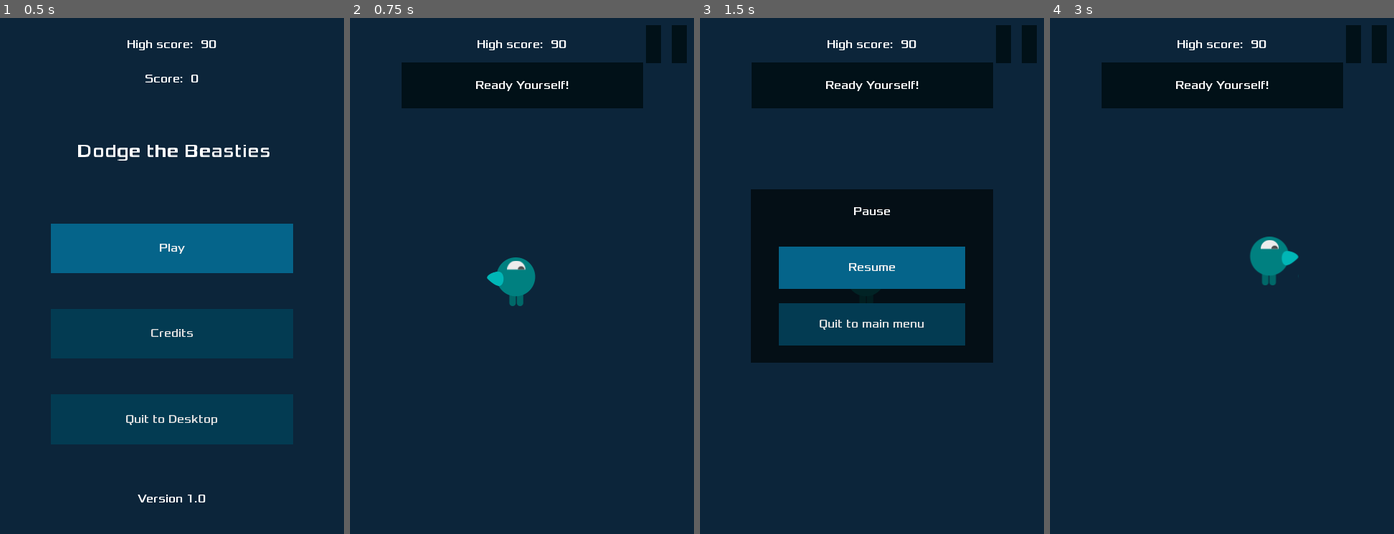
Above: before the commit, frames 1-4 (left to right).
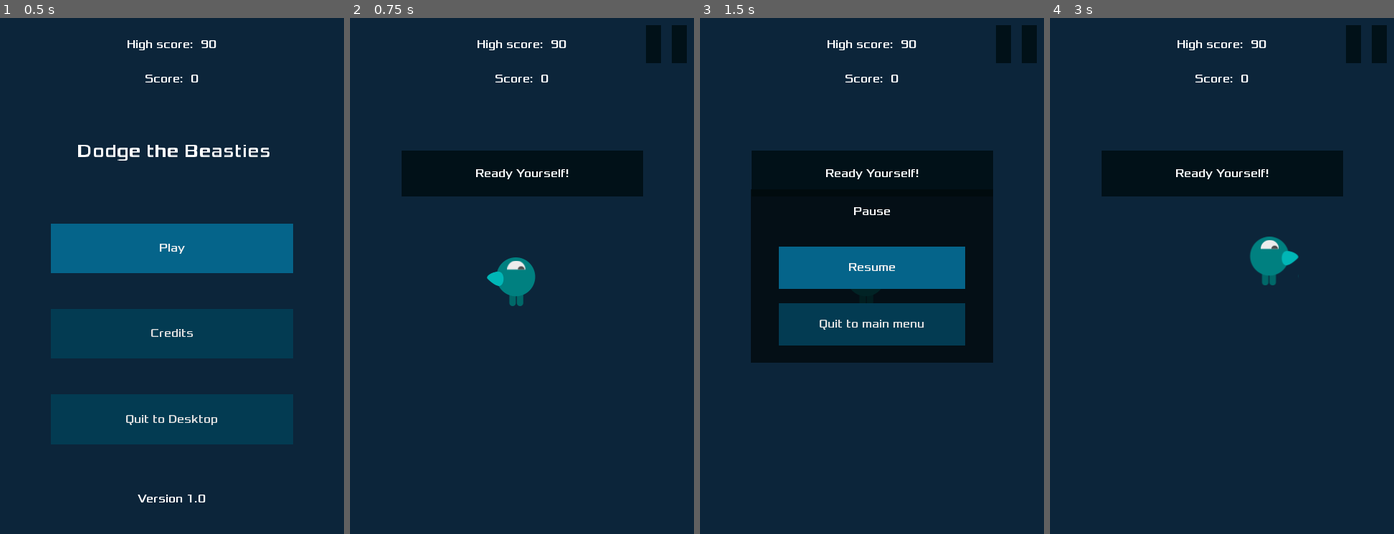
Above: after the commit, the same moments.

Repository: AlixBarreaux/dodge-the-beasties
Game: Godot game, scene res://scenes/Main.tscn
Two runs of this game, one before a commit and one after it. Both use one fixed random seed, a clock stepped at 60 frames per second and the inputs below.
Inputs (mouse positions are in pixels of both pictures, inside the frame that each line leads up to):
- Up to frame 1 (0.5 s): no input
- Up to frame 2 (0.75 s): click "Play" at 0.5 s
- Up to frame 3 (1.5 s): click (1016, 43) at 1.25 s
- Up to frame 4 (3 s): click "Resume" at 2 s; tap Enter at 2.75 s; move the mouse to (1297, 250) at 2.77 s; press the mouse at (1297, 250) at 2.78 s; hold D (move_right) from 2.78 s (still down)

Frame 1 is identical in both runs. In frame 2, 12% of the frame differs, in the area x 15-86%, y 8-35%; in frame 3, 11%; in frame 4, 12%.

Commit message:
Fix: Position MessagePanel on start correctly when hitting play for the first time

Diff:
--- a/scenes/gui/HUD.tscn
+++ b/scenes/gui/HUD.tscn
@@ -118,7 +118,7 @@
 theme = ExtResource( 2 )
 bbcode_enabled = true
 bbcode_text = "[center]High Score:  99999999[/center]"
-text = "[center]High Score:  99999999[/center]"
+text = "High Score:  99999999"
 __meta__ = {
 "_editor_description_": ""
 }
@@ -146,10 +146,6 @@
 
 [node name="GameOverMenu" parent="." instance=ExtResource( 8 )]
 visible = false
-margin_left = 72.0
-margin_top = 239.0
-margin_right = 409.0
-margin_bottom = 481.0
 theme = ExtResource( 2 )
 
 [node name="PlayAgainButton" parent="GameOverMenu/HBoxContainer" index="0"]
@@ -165,9 +161,9 @@
 anchor_right = 0.5
 anchor_bottom = 0.5
 margin_left = -168.0
-margin_top = -298.0
+margin_top = -175.0
 margin_right = 169.0
-margin_bottom = -234.0
+margin_bottom = -111.0
 mouse_filter = 2
 size_flags_vertical = 4
 theme = ExtResource( 2 )
@@ -183,6 +179,9 @@
 align = 1
 valign = 1
 autowrap = true
+__meta__ = {
+"_editor_description_": ""
+}
 
 [node name="PauseMenu" parent="." instance=ExtResource( 7 )]
 visible = false
